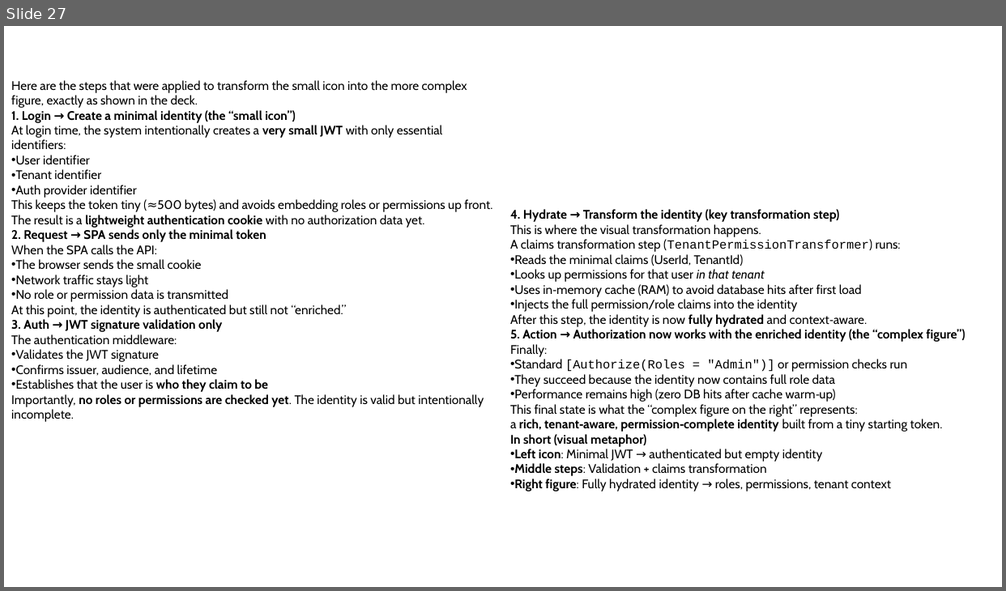
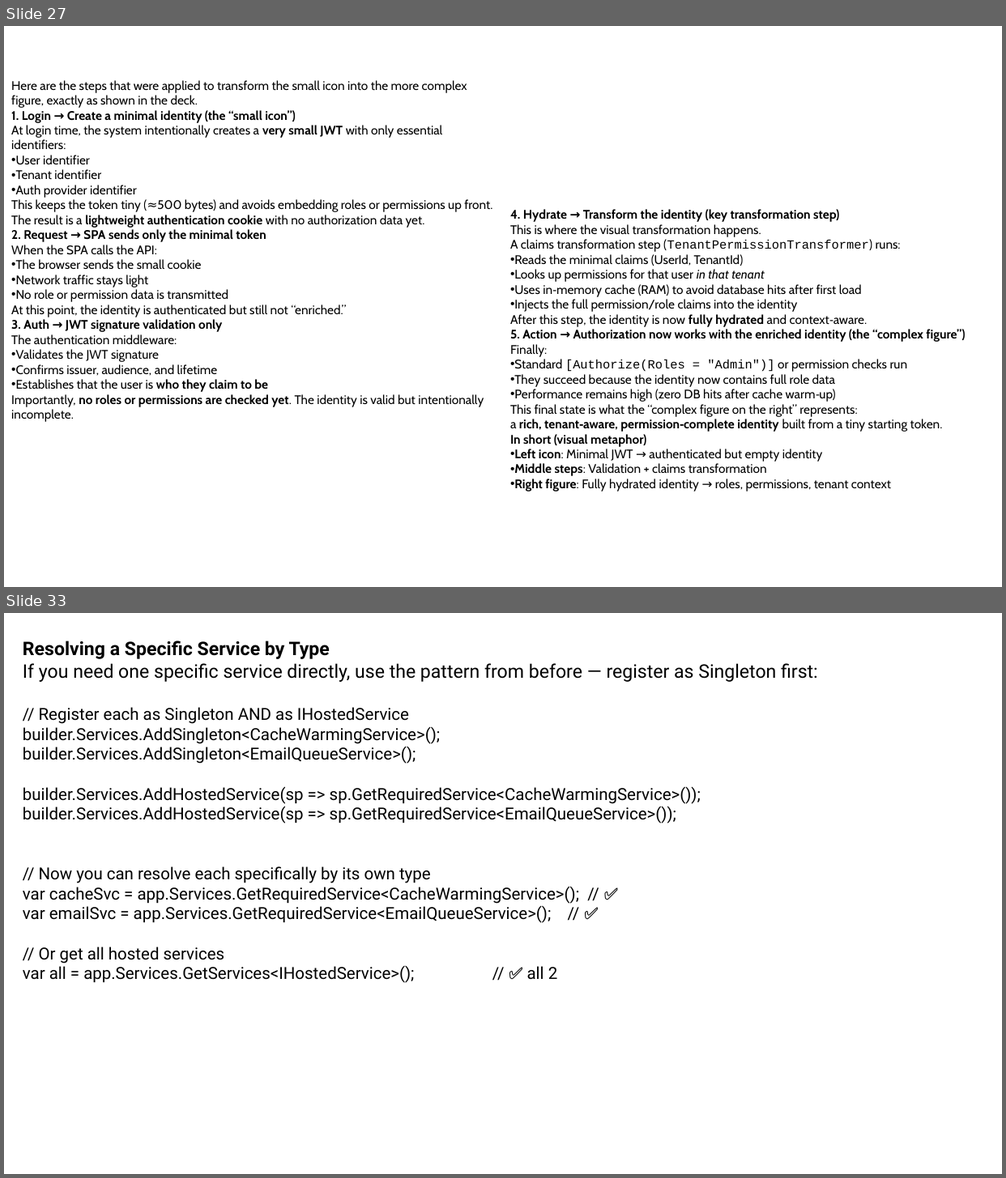
Before and after one commit to AlphaOmegaFirstLast/Bfs_V1, a slide deck: Admin/Docs.pptx. Shown one above the other, each under a label of ours: slide 27 before the commit, slides 27 and 33 after it; the slides between them are not shown. The pictures are 1006x591 and 1006x1178 pixels, drawn with LibreOffice and Linux fonts; fonts in the diff are those of the drawing. Boxes give left, top, right and bottom in pixels: in the first picture for what was removed or moved away, otherwise in the second. Text is boxed around its words. In the diff, an @@ line names an element or a change of style, - is before the commit and + after.

```diff
--- a/Admin/Docs.pptx
+++ b/Admin/Docs.pptx
@@ slide 33 added at box(4, 613, 1002, 1174), background #FFFFFF @@
@@ text added at box(23, 641, 818, 682), 18 pt, text #000000 @@
+Resolving a Specific Service by Type
+If you need one specific service directly, use the pattern from before — register as Singleton first:
@@ text added at box(23, 707, 701, 983), 16 pt, text #000000 @@
+// Register each as Singleton AND as IHostedService
+builder.Services.AddSingleton<CacheWarmingService>();
+builder.Services.AddSingleton<EmailQueueService>();
+builder.Services.AddHostedService(sp => sp.GetRequiredService<CacheWarmingService>());
+builder.Services.AddHostedService(sp => sp.GetRequiredService<EmailQueueService>());
+// Now you can resolve each specifically by its own type
+var cacheSvc = app.Services.GetRequiredService<CacheWarmingService>(); // ✅
+var emailSvc = app.Services.GetRequiredService<EmailQueueService>(); // ✅
+// Or get all hosted services
+var all = app.Services.GetServices<IHostedService>(); // ✅ all 2
```
Also in this commit, not shown: 6 other slides added, 5 other files.
